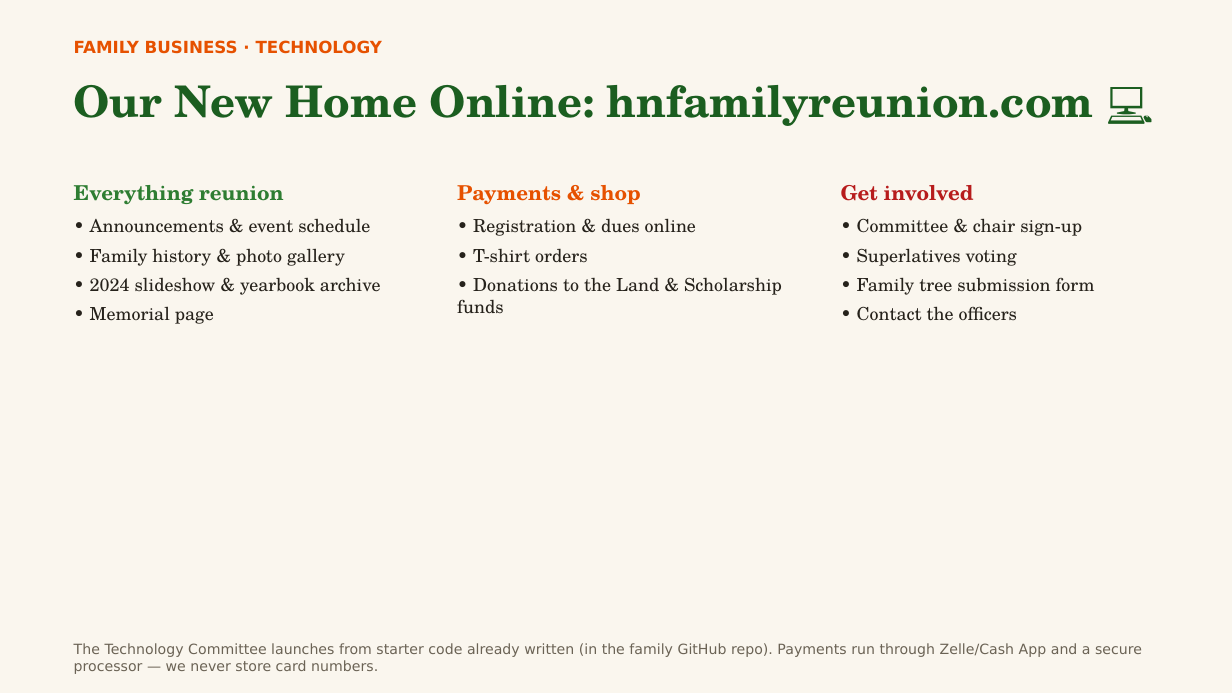
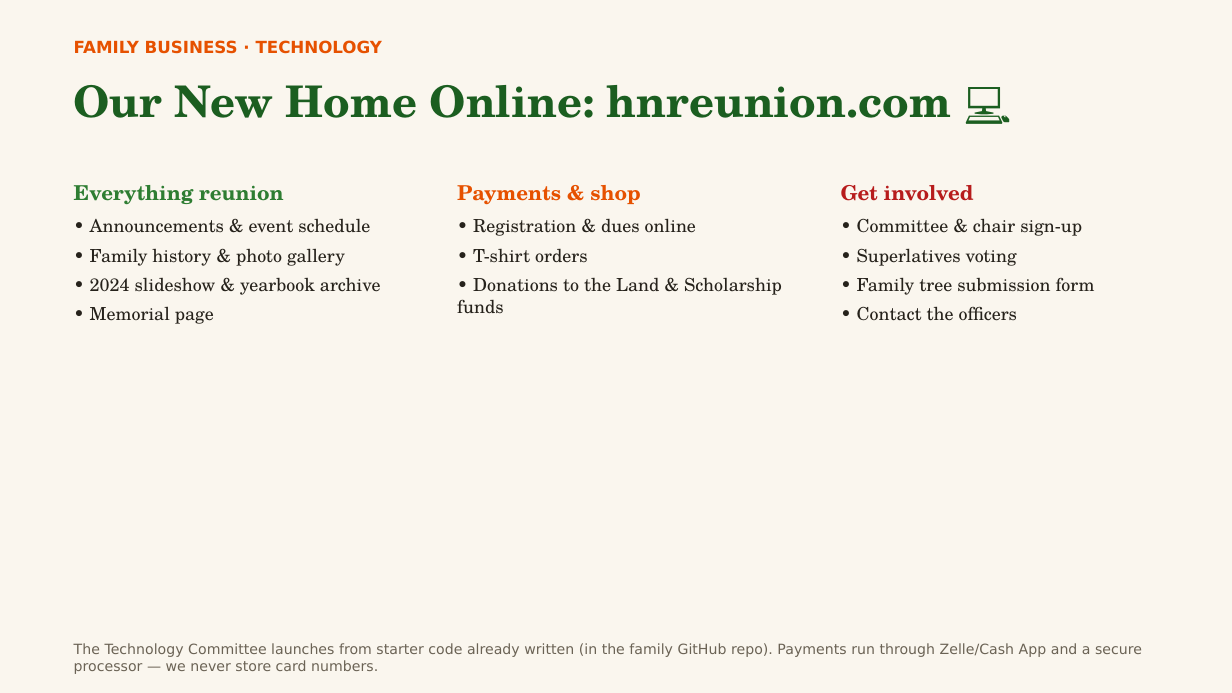
Before and after one commit to MEG-agt25/Family-Reunion, a slide deck: slide 24 of presentation/Harris-Nelson-Reunion-2026.pptx. Drawn at 1232x693 pixels with LibreOffice and Linux fonts; fonts in the diff are those of the drawing. Boxes give left, top, right and bottom in pixels: in the first picture for what was removed or moved away, otherwise in the second. Text is boxed around its words. In the diff, an @@ line names an element or a change of style, - is before the commit and + after.

```diff
--- a/presentation/Harris-Nelson-Reunion-2026.pptx
+++ b/presentation/Harris-Nelson-Reunion-2026.pptx
@@ text at <box>74,85,951,118</box>: text changed @@
-Our New Home Online: hnfamilyreunion.com 💻
+Our New Home Online: hnreunion.com 💻
```
Also in this commit, not shown: 9 other slides changed, 9 other files.
